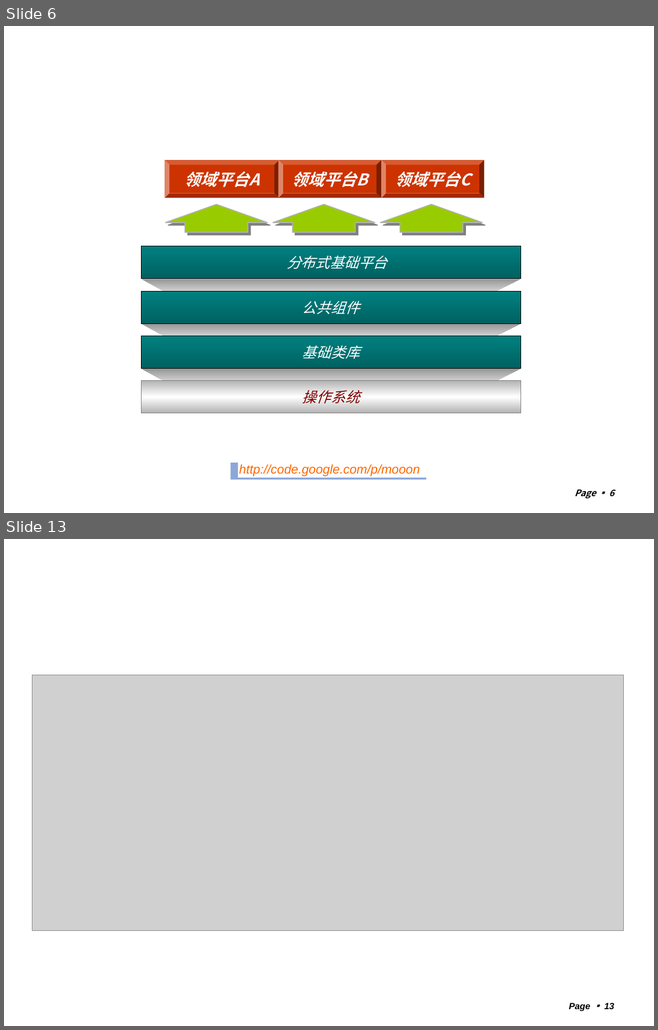
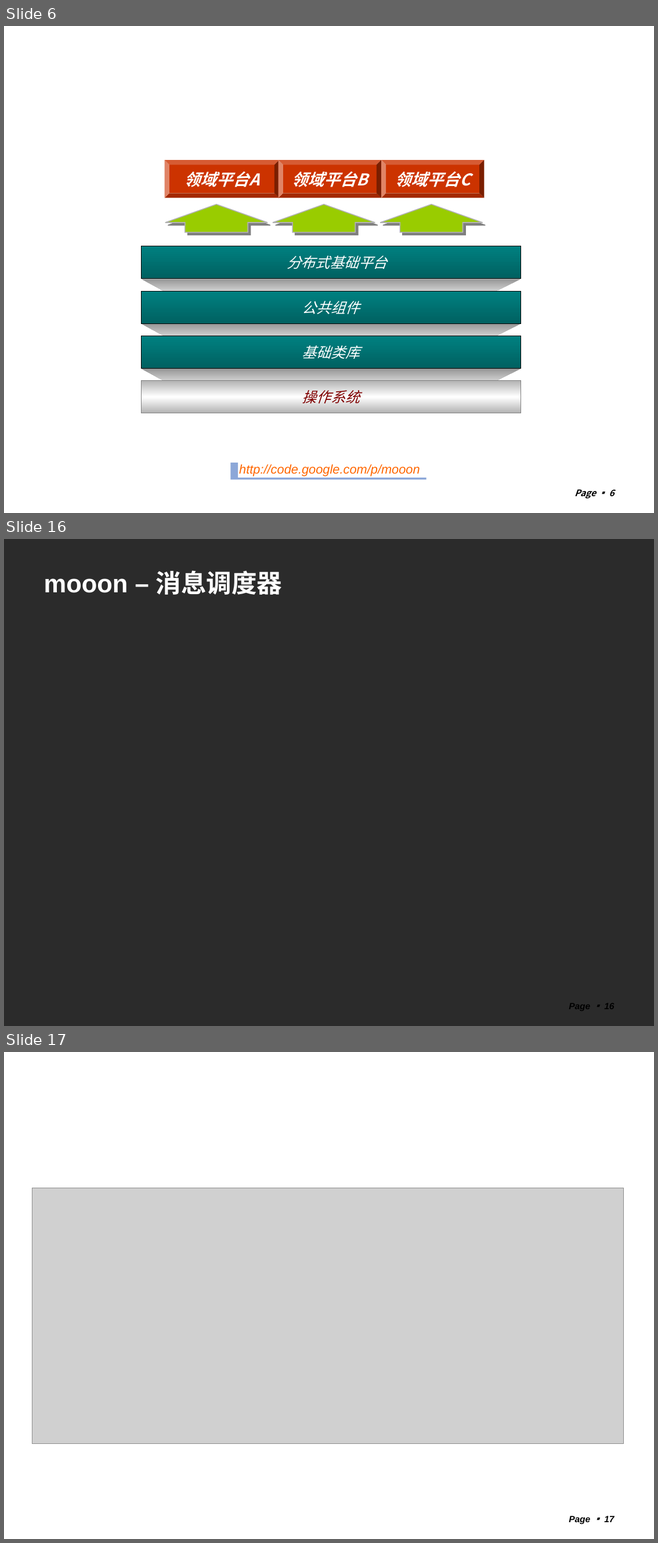
Before and after one commit to shtzr840329/mooon, a slide deck: distributed_platform/docs/mooon.ppt. Shown one above the other, each under a label of ours: slides 6 and 13 before the commit, slides 6, 16 and 17 after it; the slides between them are not shown. The pictures are 658x1030 and 658x1543 pixels, drawn with LibreOffice and Linux fonts; fonts in the diff are those of the drawing; grey boxes stand for pictures; background and template pictures are left out; a plain dark background stands for a picture behind light text. Boxes give left, top, right and bottom in pixels: in the first picture for what was removed or moved away, otherwise in the second. Text is boxed around its words. In the diff, an @@ line names an element or a change of style, - is before the commit and + after.

```diff
--- a/distributed_platform/docs/mooon.ppt
+++ b/distributed_platform/docs/mooon.ppt
@@ slide 16 added at (4,539,654,1026), background picture (left out) @@
@@ title added at (44,570,282,595), 28 pt, text #FFFFFF, bold @@
+mooon – 消息调度器
@@ page number added at (568,1004,614,1011), 10 pt, text #000000, bold, italic @@
+Page ▪ 16
@@ what was slide 13 is now slide 17 @@
@@ page number at (568,1516,614,1525): text changed @@
-Page ▪ 13
+Page ▪ 17
```
Also in this commit, not shown: 6 slides changed, 4 other slides added.
